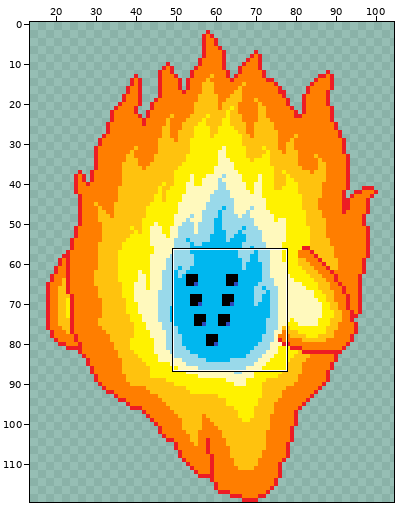
Edited in one commit: sprite sheet (sprites/dex-shiny/regipyros.png). The picture above shows the old version from afar; the outline marks the close-up.
Close-up. As it was:
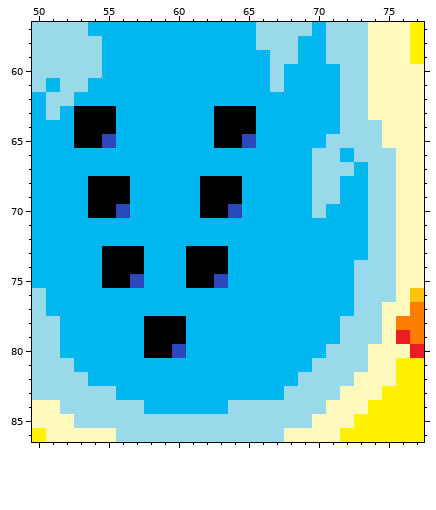
The file is 120x120 pixels. Shown: x 50..77, y 57..86. The wide view leaves out empty margins.
New version:
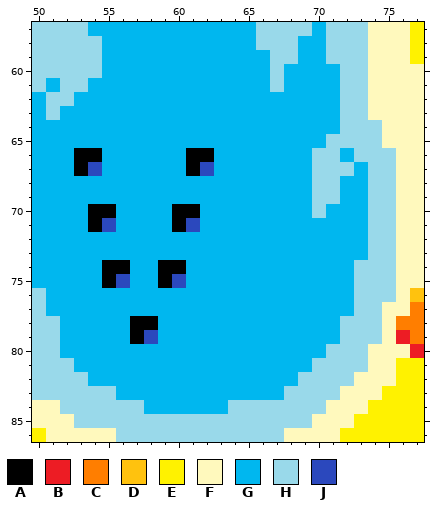
Palette (. is transparent): A #000000  B #ed1c24  C #ff7e00  D #ffc20e  E #fff200  F #fff9bd  G #00b7ef  H #99d9ea  J #2b48bd
Edits made:
{"y":63,"x":53,"old":"AAA","new":"GGG"}
{"y":63,"x":63,"old":"AAA","new":"GGG"}
{"y":64,"x":53,"old":"AAA","new":"GGG"}
{"y":64,"x":63,"old":"AAA","new":"GGG"}
{"y":65,"x":53,"old":"AAJ","new":"GGG"}
{"y":65,"x":63,"old":"AAJ","new":"GGG"}
{"y":66,"x":53,"old":"GG","new":"AA"}
{"y":66,"x":61,"old":"GG","new":"AA"}
{"y":67,"x":53,"old":"GG","new":"AJ"}
{"y":67,"x":61,"old":"GG","new":"AJ"}
{"y":68,"x":54,"old":"AAA","new":"GGG"}
{"y":68,"x":62,"old":"AAA","new":"GGG"}
{"y":69,"x":54,"old":"AAA","new":"GGG"}
{"y":69,"x":62,"old":"AAA","new":"GGG"}
{"y":70,"x":56,"old":"J","new":"G"}
{"y":70,"x":60,"old":"GGAAJ","new":"AAGGG"}
{"y":71,"x":54,"old":"GG","new":"AJ"}
{"y":71,"x":60,"old":"GG","new":"AJ"}
{"y":73,"x":55,"old":"AAA","new":"GGG"}
{"y":73,"x":61,"old":"AAA","new":"GGG"}
{"y":74,"x":57,"old":"A","new":"G"}
{"y":74,"x":59,"old":"GGAAA","new":"AAGGG"}
{"y":75,"x":56,"old":"AJ","new":"JG"}
{"y":75,"x":59,"old":"GGAAJ","new":"AJGGG"}
{"y":78,"x":57,"old":"G","new":"A"}
{"y":78,"x":59,"old":"AA","new":"GG"}
{"y":79,"x":57,"old":"GAAA","new":"AJGG"}
{"y":80,"x":58,"old":"AAJ","new":"GGG"}
{"label":"changed","picture_box":[74,106,256,358]}
